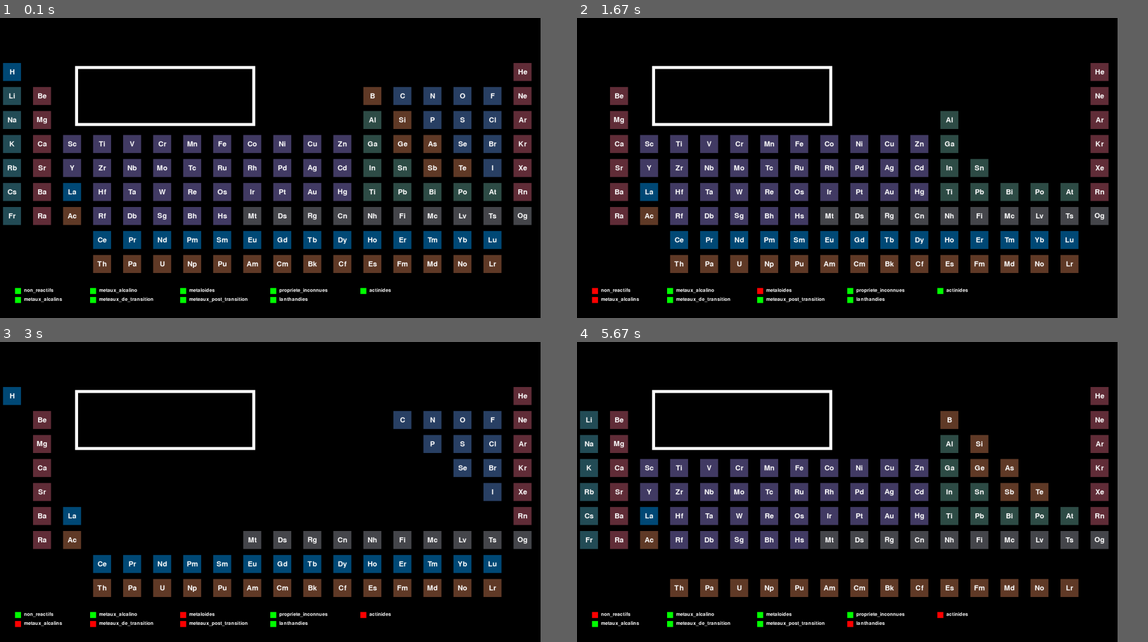
Above: before the commit, frames 1-4 (two rows, left to right).
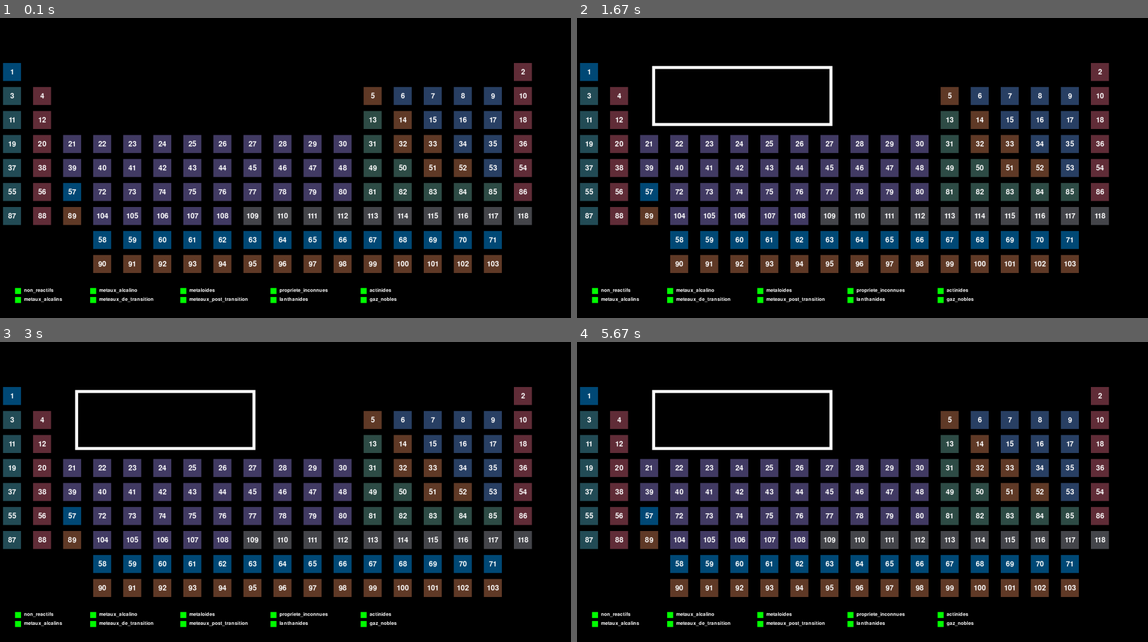
Above: after the commit, the same moments.

Repository: Dwikso/Pygame-Chimie
Game: pygame game, started from init.py
The game is run twice, just before and just after one commit, with the same random seed, the same clock (stepped at 60 frames per second) and the same inputs.
Inputs (mouse positions are in pixels of both pictures, inside the frame that each line leads up to):
- Up to frame 1 (0.1 s): no input
- Up to frame 2 (1.67 s): press the mouse at (645, 138) at 0.37 s; move the mouse to (702, 189) at 0.47 s; release the mouse at (754, 240) at 0.6 s; press the mouse at (594, 300) at 0.7 s; move the mouse to (805, 270) at 0.8 s; release the mouse at (1016, 240) at 0.93 s; press the mouse at (594, 291) at 1.03 s; move the mouse to (634, 240) at 1.13 s; release the mouse at (674, 192) at 1.27 s; press the mouse at (759, 291) at 1.37 s; move the mouse to (896, 270) at 1.47 s; release the mouse at (1028, 252) at 1.6 s
- Up to frame 3 (3 s): press the mouse at (365, 615) at 1.7 s; move the mouse to (222, 519) at 1.8 s; release the mouse at (79, 423) at 1.93 s; press the mouse at (17, 615) at 2.03 s; move the mouse to (108, 549) at 2.13 s; release the mouse at (205, 483) at 2.27 s; press the mouse at (91, 624) at 2.37 s; move the mouse to (79, 531) at 2.47 s; release the mouse at (68, 438) at 2.6 s; press the mouse at (182, 624) at 2.7 s; move the mouse to (296, 573) at 2.8 s; release the mouse at (405, 522) at 2.93 s
- Up to frame 4 (5.67 s): press the mouse at (759, 615) at 3.03 s; move the mouse to (896, 555) at 3.13 s; release the mouse at (1028, 495) at 3.27 s; press the mouse at (668, 624) at 3.37 s; move the mouse to (742, 612) at 3.47 s; release the mouse at (822, 600) at 3.6 s; press the mouse at (759, 624) at 3.7 s; move the mouse to (833, 546) at 3.8 s; release the mouse at (902, 465) at 3.93 s; press the mouse at (759, 624) at 4.03 s; move the mouse to (862, 579) at 4.13 s; release the mouse at (965, 534) at 4.27 s; press the mouse at (594, 624) at 4.37 s; move the mouse to (685, 579) at 4.47 s; release the mouse at (776, 534) at 4.6 s; press the mouse at (594, 615) at 4.7 s; move the mouse to (742, 549) at 4.8 s; release the mouse at (885, 483) at 4.93 s; press the mouse at (759, 624) at 5.03 s; move the mouse to (822, 597) at 5.13 s; release the mouse at (891, 570) at 5.27 s; press the mouse at (851, 624) at 5.37 s; move the mouse to (856, 579) at 5.47 s; release the mouse at (868, 534) at 5.6 s
In our replay, the window is 852x473 before the commit and 900x473 after it. These sizes can differ from the game's own. Grey fills any space a smaller window leaves; there, only what the larger window draws over its background counts as a difference.

The runs differ from the first frame. In frame 1, 4.8% of the frame differs, in the area x 1-94%, y 15-96%; in frame 2, 7.7%; in frame 3, 13%, in the area x 0-94%, y 15-96%; in frame 4, 8.0%.

Commit message:
Ajout carre pour info sup

Diff:
--- a/init.py
+++ b/init.py
@@ -2,7 +2,7 @@
 from sys import exit
 
 pygame.init()
-screen = pygame.display.set_mode((1800,1000))
+screen = pygame.display.set_mode((1900,1000))
 pygame.display.set_caption('Tableau Périodique')
 font = pygame.font.Font(None, 36)
 
@@ -28,12 +28,6 @@
 rectangle = pygame.Rect(250,160,600,200)
 rectangle_1 = pygame.Rect(260,170,580,180)
 
-rectangles = [
-    (250,160,600,200),
-    (260,170,580,180)
-]
-
-
 
 non_reactifs = {
     (0, 0): "H",(13, 1): "C", (14, 1): "N", (15, 1): "O", (16, 1): "F",
@@ -76,7 +70,7 @@
     (16,6) : "Ts" , (17,6) : "Og"
 }
 
-lanthandie = {
+lanthanide = {
     (3,7) : "Ce", (4,7) : "Pr" , (5,7) : "Nd" , (6,7) : "Pm",
     (7,7) : "Sm" , (8,7) : "Eu" , (9,7) : "Gd" , (10,7) : "Tb",
     (11,7) : "Dy", (12,7) : "Ho" , (13,7) : "Er" , (14,7) : "Tm",
@@ -87,6 +81,11 @@
     (2,6) : "Ac",(3,8) : "Th", (4,8) : "Pa" , (5,8) : "U" ,
     (6,8) : "Np", (7,8) : "Pu" , (8,8) : "Am" , (9,8) : "Cm" , (10,8) : "Bk",
     (11,8) : "Cf", (12,8) : "Es" , (13,8) : "Fm" , (14,8) : "Md", (15,8): "No", (16,8) : "Lr"
+}
+
+gaz_noble = {
+    (17,0) : "He", (17,1) : "Ne", (17,2) : "Ar", (17,3) : "Kr",
+    (17,4) : "Xe", (17,5) : "Rn"
 }
 
 element_chimiques = {
@@ -239,10 +238,13 @@
             else:
                 pygame.draw.rect(screen, marron_rougeatre, (10 + i * 100, 150 + j * 80, 60, 60))
 
-
-
             if (i, j) in element_chimiques:
-                elm_chimique = element_chimiques[(i, j)][0]
+                num_chimique = element_chimiques[(i, j)][0]
+            else:
+                num_chimique = ""
+
+            if (i, j) in element_chimiques:
+                elm_chimique = element_chimiques[(i, j)][1]
             else:
                 elm_chimique = ""
 
@@ -254,11 +256,6 @@
             screen.blit(text_surface, text_rect)
 
 
-
-def presition_element():
-    pygame.draw.rect(screen,white,rectangle,)
-    pygame.draw.rect(screen,black, rectangle_1)
-
 def non_reactif(check_states):
     for i in range(18):
         for j in range(9):
@@ -309,10 +306,10 @@
                 if not check_states:
                     pygame.draw.rect(screen, black, (10 + i * 100, 150 + j * 80, 60, 60))
 
-def lanthandies(check_states):
-    for i in range(18):
-        for j in range(9):
-            if (i,j) in lanthandie:
+def lanthanides(check_states):
+    for i in range(18):
+        for j in range(9):
+            if (i,j) in lanthanide:
                 if not check_states:
                     pygame.draw.rect(screen, black, (10 + i * 100, 150 + j * 80, 60, 60))
 
@@ -320,17 +317,24 @@
     for i in range(18):
         for j in range(9):
             if (i,j) in actinide:
-                if check_states:
+                if not check_states:
+                    pygame.draw.rect(screen, black, (10 + i * 100, 150 + j * 80, 60, 60))
+
+def gaz_nobles(check_states):
+    for i in range(18):
+        for j in range(9):
+            if (i,j) in gaz_noble:
+                if not check_states:
                     pygame.draw.rect(screen, black, (10 + i * 100, 150 + j * 80, 60, 60))
 
 
 
 checked_pos = [(50, 900), (50, 930), (300, 900),
                (300, 930),(600,900),(600,930),(900,900),
-               (900,930), (1200,900)]
-check_states = [True, True, True, True,True, True, True, True, True]
+               (900,930), (1200,900),(1200,930)]
+check_states = [True, True, True, True,True, True, True, True, True, True]
 textes = ["non_reactifs", "metaux_alcalins", "metaux_alcalino","meteaux_de_transition", "metaloides", "meteaux_post_transition",
-          "propriete_inconnues", "lanthandies", "actinides"]
+          "propriete_inconnues", "lanthanides", "actinides", "gaz_nobles"]
 
 def coordonnees(souris_pos):
     x,y = souris_pos
@@ -341,13 +345,15 @@
 def informations_sup(souris_pos, dic):
     (i,j) = coordonnees(souris_pos)
     cle = (i,j)
-    for val in dic.values():
-        if cle in dic:
-            value = dic[cle]
-            pygame.draw.rect(screen, black, (10 + i * 100, 150 + j * 80, 60, 60))
-            print("Oui")
-        else:
-            print("Non")
+    if cle in dic:
+        value = dic[cle]
+        return True
+    else:
+        return False
+
+def affiche_rect():
+    pygame.draw.rect(screen,white,(250,160,600,200))
+    pygame.draw.rect(screen,black, (260,170,580,180))
 
 def dessine_checkbox(checked_pos, check_states):
     for i in range(len(checked_pos)):
@@ -383,19 +389,18 @@
     if not check_states[6]:
         propriete_inconnues(False)
     if not check_states[7]:
-        lanthandies(False)
+        lanthanides(False)
     if not check_states[8]:
         actinides(False)
-
-
-
-def case_inactive(i , j):
-    if (i in [1,2,3,4,5,6,7,8,9,10,11,12,13,14,15,16] and j in [0]) or (i in [2,3,4,5,6,7,8,9,10,11] and j in [0,1,2] or i in [0,1,2,17] and j in [7,8]):
-        return True
-    else:
-        return False
-
-
+    if not check_states[9]:
+        gaz_nobles(False)
+
+
+
+screen.fill(black)
+dessine_tableau()
+dessine_checkbox(checked_pos, check_states)
+affiche_masque_element(check_states)
 run = True
 while run:
     for event in pygame.event.get():
@@ -407,15 +412,20 @@
                 (check_x, check_y) = checked_pos[i]
                 if check_x <= x <= check_x + 20 and check_y <= y <= check_y + 20:
                     check_states[i] = not check_states[i]
-        if event.type == pygame.MOUSEMOTION:
-            souris_pos = pygame.mouse.get_pos()
-            i, j = coordonnees(souris_pos)
-            informations_sup(souris_pos,element_chimiques)
-    screen.fill(black)
-    dessine_tableau()
-    presition_element()
-    dessine_checkbox(checked_pos, check_states)
-    affiche_masque_element(check_states)
+        if event.type == pygame.MOUSEBUTTONUP:
+            if event.button == 1:
+                souris_pos = pygame.mouse.get_pos()
+                if informations_sup(souris_pos,element_chimiques) == True:
+                    affiche_rect()
+                else:
+                    print("ntm")
+
+
+
+    #Proprieter Tableau
+
+
+    #affiche_rect()
     pygame.display.update()
 
 pygame.quit()
--- /dev/null
+++ b/zoom.py
@@ -0,0 +1,146 @@
+import pygame
+from sys import exit
+
+pygame.init()
+screen = pygame.display.set_mode((1800, 1000))
+pygame.display.set_caption('Tableau Périodique')
+font = pygame.font.Font(None, 36)
+
+bleu_nuit = (36, 77, 87)
+bourgogne = (98, 46, 57)
+bleu_indigo = (63, 57, 95)
+bleu_cobalt = (0, 74, 119)
+marron_cafe = (82, 62, 27)
+gris_ardois = (70, 71, 76)
+rouge_brique = (97, 59, 40)
+dark_green = (47, 77, 71)
+purple = (67, 60, 101)
+black = (0, 0, 0)
+bleu_acier = (42, 65, 101)
+white = (255, 255, 255)
+marron_rougeatre = (97, 59, 40)
+
+# CheckBox
+checked = False
+
+rectangle = pygame.Rect(250, 160, 600, 200)
+rectangle_1 = pygame.Rect(260, 170, 580, 180)
+
+rectangles = [
+    (250, 160, 600, 200),
+    (260, 170, 580, 180)
+]
+
+non_reactifs = {
+    (0, 0): "H", (13, 1): "C", (14, 1): "N", (15, 1): "O", (16, 1): "F",
+    (14, 2): "P", (15, 2): "S", (16, 2): "Cl", (15, 3): "Se",
+    (16, 3): "Br", (16, 4): "I"
+}
+
+metaux_alcalin = {
+    (0, 1): "Li", (0, 2): "Na", (0, 3): "K",
+    (0, 4): "Rb", (0, 5): "Cs", (0, 6): "Fr"
+}
+metaux_alcalino = {
+    (1, 1): "Be", (1, 2): "Mg", (1, 3): "Ca",
+    (1, 4): "Sr", (1, 5): "Ba", (1, 6): "Ra"
+}
+
+meteaux_de_transition = {
+    (2, 3): "Sc", (3, 3): "Ti", (4, 3): "V", (5, 3): "Cr", (6, 3): "Mn", (7, 3): "Fe",
+    (8, 3): "Co", (9, 3): "Ni", (10, 3): "Cu", (11, 3): "Zn", (2, 4): "Y", (3, 4): "Zr",
+    (4, 4): "Nb", (5, 4): "Mo", (6, 4): "Tc", (7, 4): "Ru", (8, 4): "Rh", (9, 4): "Pd",
+    (10, 4): "Ag", (11, 4): "Cd", (3, 5): "Hf", (4, 5): "Ta", (5, 5): "W", (6, 5): "Re",
+    (7, 5): "Os", (8, 5): "Ir", (9, 5): "Pt", (10, 5): "Au", (11, 5): "Hg",
+    (3, 6): "Rf", (4, 6): "Db", (5, 6): "Sg", (6, 6): "Bh", (7, 6): "Hs",
+}
+
+metaloide = {
+    (12, 1): "B", (13, 2): "Si", (13, 3): "Ge", (14, 3): "As",
+    (14, 4): "Sb", (15, 4): "Te"
+}
+
+meteaux_post_transition = {
+    (12, 2): "Al", (12, 3): "Ga", (12, 4): "In", (13, 4): "Sn",
+    (12, 5): "Ti", (13, 5): "Pb",
+    (14, 5): "Bi", (12, 6): "Nh", (13, 6): "Fl", (14, 6): "Mc",
+    (15, 6): "Lv"
+}
+
+halogene = {
+    (17, 2): "F", (17, 3): "Cl", (17, 4): "Br", (17, 5): "I", (17, 6): "At"
+}
+
+gaz_edel = {
+    (18, 1): "He", (18, 2): "Ne", (18, 3): "Ar", (18, 4): "Kr",
+    (18, 5): "Xe", (18, 6): "Rn"
+}
+
+lanthanide = {
+    (4, 9): "La", (5, 9): "Ce", (6, 9): "Pr", (7, 9): "Nd", (8, 9): "Pm",
+    (9, 9): "Sm", (10, 9): "Eu", (11, 9): "Gd", (12, 9): "Tb", (13, 9): "Dy",
+    (14, 9): "Ho", (15, 9): "Er", (16, 9): "Tm", (17, 9): "Yb", (18, 9): "Lu"
+}
+
+actinide = {
+    (4, 10): "Ac", (5, 10): "Th", (6, 10): "Pa", (7, 10): "U", (8, 10): "Np",
+    (9, 10): "Pu", (10, 10): "Am", (11, 10): "Cm", (12, 10): "Bk", (13, 10): "Cf",
+    (14, 10): "Es", (15, 10): "Fm", (16, 10): "Md", (17, 10): "No", (18, 10): "Lr"
+}
+
+element_chimiques = {**non_reactifs, **metaux_alcalin, **metaux_alcalino, **meteaux_de_transition,
+                     **metaloide, **meteaux_post_transition, **halogene, **gaz_edel, **lanthanide, **actinide}
+
+# Ajoutez une variable pour suivre l'indice du rectangle survolé
+hovered_rect = None
+
+def informations_sup(position, elements):
+    for rect, element in elements.items():
+        if element is not None:
+            pygame.draw.rect(screen, white, rect, 0)
+            pygame.draw.rect(screen, black, rect, 2)
+            text = font.render(f"{element}", True, black)
+            screen.blit(text, rect)
+
+# Fonction pour dessiner le tableau périodique
+def dessine_tableau():
+    global hovered_rect  # Ajoutez cette ligne pour modifier la variable globale
+
+    for i in range(18):
+        for j in range(9):
+            rect = pygame.Rect(10 + i * 100, 150 + j * 80, 60, 60)
+
+            # Vérifiez si la souris est sur le rectangle actuel
+            if rect.collidepoint(pygame.mouse.get_pos()):
+                pygame.draw.rect(screen, white, rect, 0)  # Remplissage blanc pour la mise en surbrillance
+                pygame.draw.rect(screen, black, rect, 3)  # Bordure noire pour la mise en surbrillance
+                hovered_rect = (i, j)
+            else:
+                hovered_rect = None
+
+            pygame.draw.rect(screen, bleu_acier, rect, 0)
+            pygame.draw.rect(screen, white, rect, 2)
+            element = element_chimiques.get((i, j), None)
+            if element is not None:
+                text = font.render(f"{element}", True, white)
+                screen.blit(text, rect)
+
+# Boucle principale
+run = True
+while run:
+    for event in pygame.event.get():
+        if event.type == pygame.QUIT:
+            run = False
+
+    screen.fill(bleu_nuit)
+
+    dessine_tableau()
+
+    # Mettez à jour la fonction informations_sup pour utiliser hovered_rect
+    if hovered_rect is not None:
+        informations_sup(pygame.mouse.get_pos(), {hovered_rect: element_chimiques.get(hovered_rect, None)})
+
+    pygame.display.flip()
+
+pygame.quit()
+exit()
